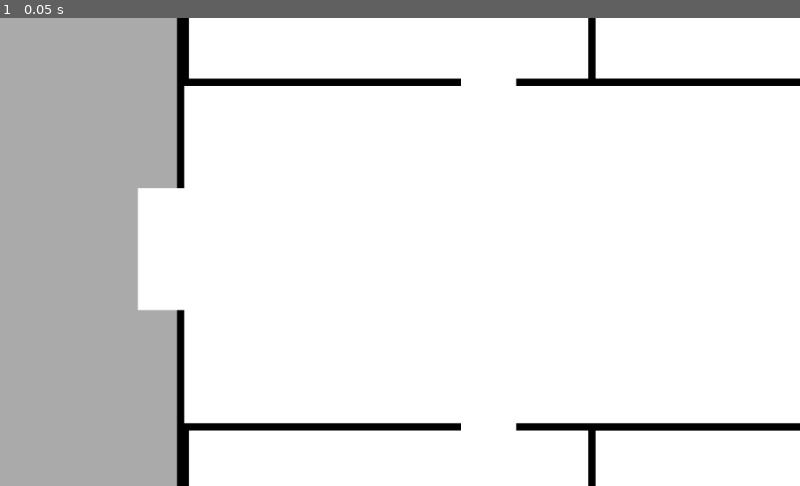
Above: before the commit, frame 1.
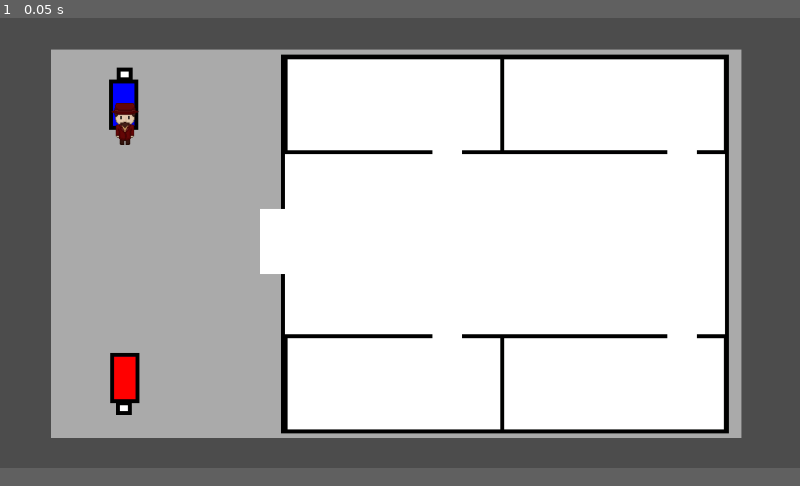
Above: after the commit, the same moment.

Repository: iarzuaga/willbros
Game: Godot game, scene res://Scenes/game_manager.tscn
The game is run twice, just before and just after one commit, with the same random seed, the same clock (stepped at 60 frames per second) and the same inputs. Before the commit the project has no main scene; this scene is started directly in both runs.
Inputs:
- Up to frame 1 (0.05 s): no input
In our replay, the window is 800x468 before the commit and 800x450 after it. These sizes can differ from the game's own. Grey fills any space a smaller window leaves; there, only what the larger window draws over its background counts as a difference.

The runs differ from the first frame. In frame 1, 45% of the frame differs, in the area x 0-100%, y 0-100%.

Commit message:
(Improvement) cosas que faltaban

Diff:
--- a/WllBrosProject/Scenes/Rooms/house.tscn
+++ b/WllBrosProject/Scenes/Rooms/house.tscn
@@ -1,52 +1,8 @@
-[gd_scene load_steps=13 format=2]
+[gd_scene load_steps=2 format=2]
 
 [ext_resource path="res://Sprites/Placeholder/holdermap.png" type="Texture" id=1]
-[ext_resource path="res://font/DS-DIGII.TTF" type="DynamicFontData" id=2]
-[ext_resource path="res://Scenes/timer.gd" type="Script" id=3]
-[ext_resource path="res://Scenes/score.gd" type="Script" id=4]
-[ext_resource path="res://Scenes/score_p2.gd" type="Script" id=5]
-[ext_resource path="res://Scenes/truck_p1.gd" type="Script" id=6]
-[ext_resource path="res://Scenes/player.tscn" type="PackedScene" id=7]
 
-[sub_resource type="BitmapFont" id=1]
-
-textures = [  ]
-chars = PoolIntArray(  )
-kernings = PoolIntArray(  )
-height = 1.0
-ascent = 0.0
-distance_field = false
-
-[sub_resource type="DynamicFont" id=2]
-
-size = 60
-use_mipmaps = true
-use_filter = false
-font_data = ExtResource( 2 )
-_sections_unfolded = [ "Font", "Settings" ]
-
-[sub_resource type="DynamicFont" id=3]
-
-size = 60
-use_mipmaps = true
-use_filter = false
-font_data = ExtResource( 2 )
-_sections_unfolded = [ "Font", "Settings" ]
-
-[sub_resource type="DynamicFont" id=4]
-
-size = 60
-use_mipmaps = false
-use_filter = false
-font_data = ExtResource( 2 )
-_sections_unfolded = [ "Font", "Settings" ]
-
-[sub_resource type="RectangleShape2D" id=5]
-
-custom_solver_bias = 0.0
-extents = Vector2( 10, 10 )
-
-[node name="home_1" type="Node" index="0"]
+[node name="home_1" type="Node"]
 
 [node name="camera" type="Camera2D" parent="." index="0"]
 
--- a/WllBrosProject/project.godot
+++ b/WllBrosProject/project.godot
@@ -11,12 +11,14 @@
 [application]
 
 config/name="WllBros"
-run/main_scene="res://Scenes/house.tscn"
+run/main_scene="res://Scenes/game_manager.tscn"
 
 [display]
 
+window/size/width=1920
+window/size/height=1080
 window/stretch/mode="viewport"
-window/stretch/aspect="expand"
+window/stretch/aspect="keep"
 run/main_scene="res://Scripts/stage.tscn"
 config/icon="res://icon.png"
 
@@ -26,7 +28,7 @@
  ]
 down=[ Object(InputEventJoypadMotion,"resource_local_to_scene":false,"resource_name":"","device":0,"axis":1,"axis_value":1.0,"script":null)
  ]
-rigth=[ Object(InputEventJoypadMotion,"resource_local_to_scene":false,"resource_name":"","device":0,"axis":0,"axis_value":1.0,"script":null)
+right=[ Object(InputEventJoypadMotion,"resource_local_to_scene":false,"resource_name":"","device":0,"axis":0,"axis_value":1.0,"script":null)
  ]
 left=[ Object(InputEventJoypadMotion,"resource_local_to_scene":false,"resource_name":"","device":0,"axis":0,"axis_value":-1.0,"script":null)
  ]
Renamed: WllBrosProject/Scenes/score.gd -> WllBrosProject/Scripts/score.gd
Renamed: WllBrosProject/Scenes/score_p2.gd -> WllBrosProject/Scripts/score_p2.gd
Renamed: WllBrosProject/Scenes/timer.gd -> WllBrosProject/Scripts/timer.gd
Renamed: WllBrosProject/Scenes/truck_p1.gd -> WllBrosProject/Scripts/truck_p1.gd
